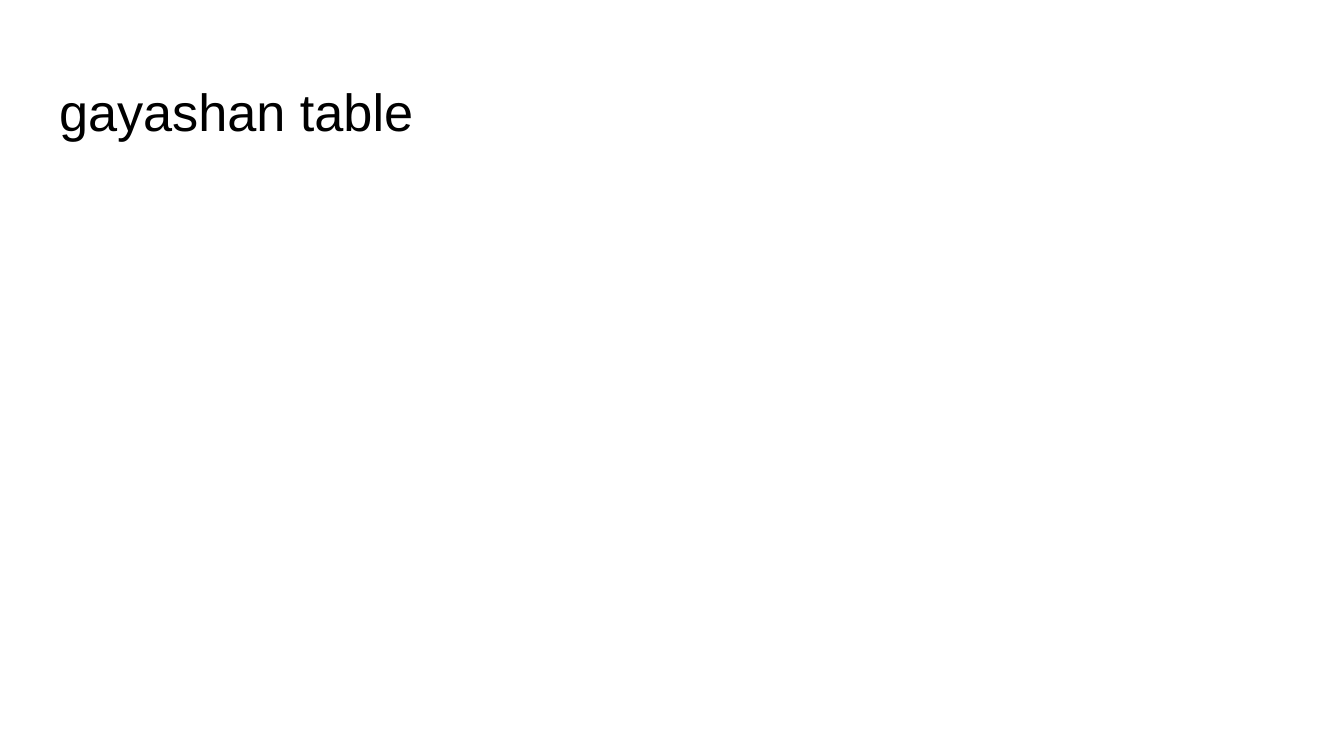
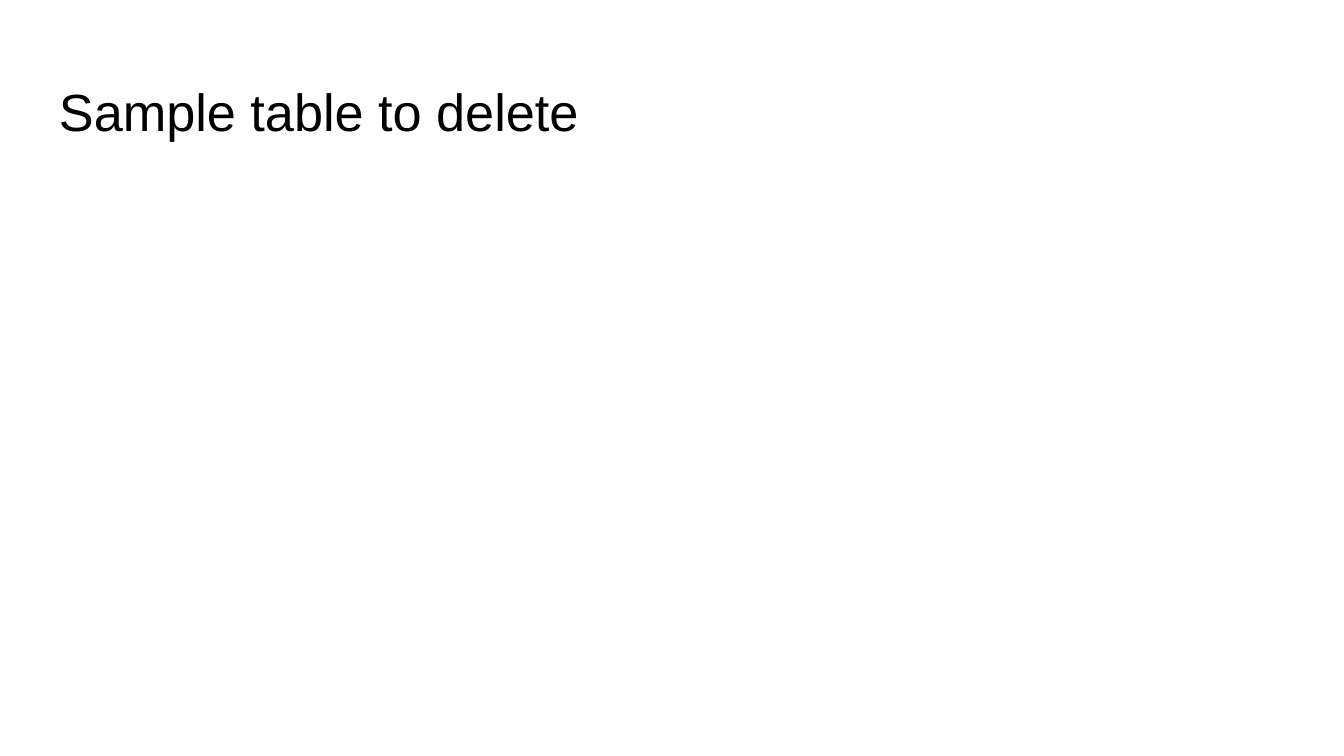
Before and after one commit to GayashanSameera/PythonPPTXGen, a slide deck: slide 4 of output.pptx. Drawn at 1344x756 pixels with LibreOffice and Linux fonts; fonts in the diff are those of the drawing. Boxes give left, top, right and bottom in pixels: in the first picture for what was removed or moved away, otherwise in the second. Text is boxed around its words. In the diff, an @@ line names an element or a change of style, - is before the commit and + after.

```diff
--- a/output.pptx
+++ b/output.pptx
@@ text at box(59, 93, 578, 141): text changed @@
-gayashan table
+Sample table to delete
```
Also in this commit, not shown: 4 other slides changed, 2 slides added, 2 slides removed, 3 other files.
